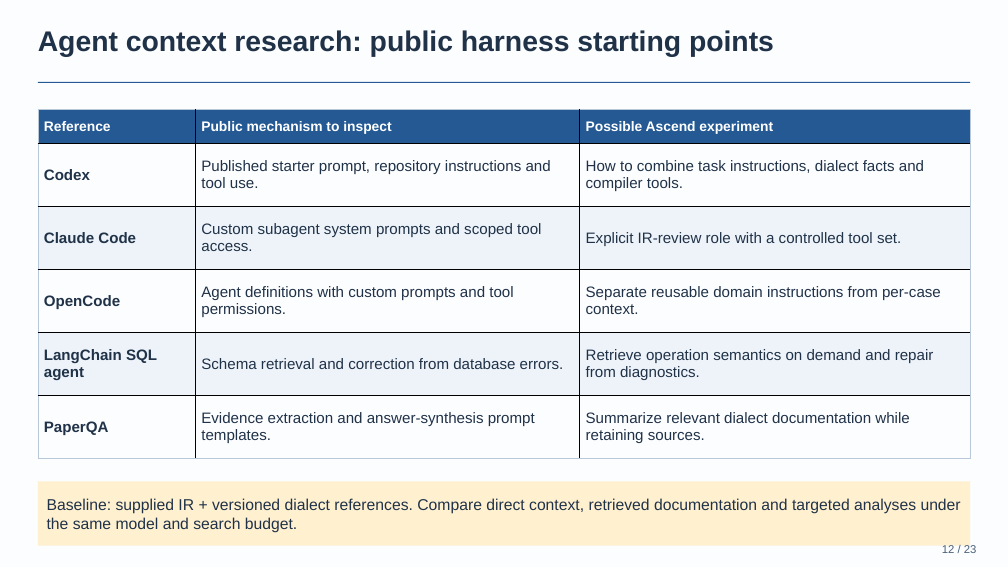
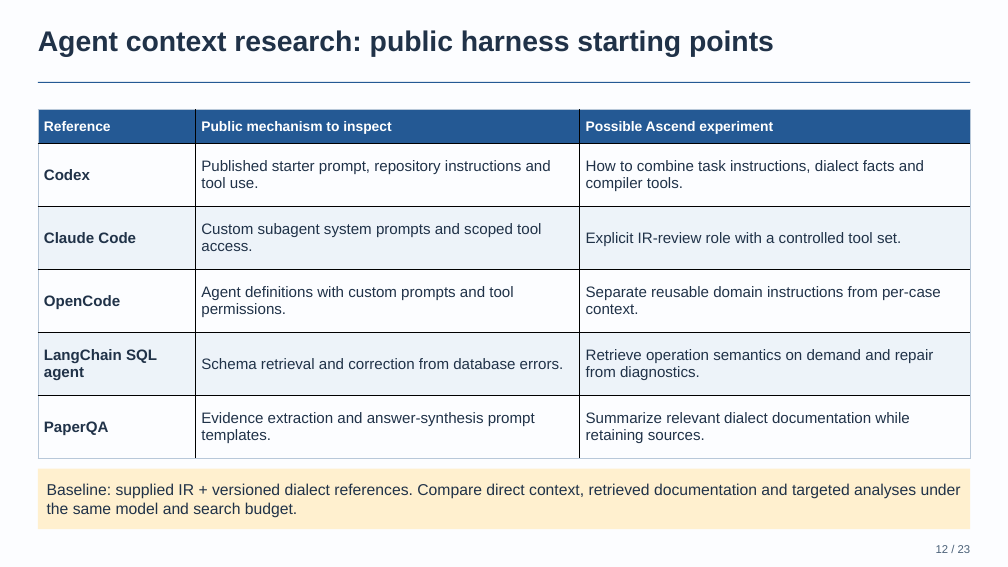
Before and after one commit to BonZirka/ascend-npu-optimization-research, a slide deck: slide 12 of output/ascend-optimization-pitch/ascend-optimization-technical.pptx. Drawn at 1008x567 pixels with LibreOffice and Linux fonts; fonts in the diff are those of the drawing. Boxes give left, top, right and bottom in pixels: in the first picture for what was removed or moved away, otherwise in the second. Text is boxed around its words. In the diff, an @@ line names an element or a change of style, - is before the commit and + after.

Commit message:
Align technical slides to a shared content grid
Apply consistent title and footer coordinates, establish a shared content boundary, and keep slide numbering in a separate footer zone.

```diff
--- a/output/ascend-optimization-pitch/ascend-optimization-technical.pptx
+++ b/output/ascend-optimization-pitch/ascend-optimization-technical.pptx
@@ rectangle "Baseline: supplied IR + versioned ...": place and size @@
-rectangle "Baseline: supplied IR + versioned ..." at [37,481,970,545]
+rectangle "Baseline: supplied IR + versioned ..." at [37,469,970,529]
@@ text "12 / 23": place and size @@
-text "12 / 23" at [942,544,977,553]
+text "12 / 23" at [936,545,971,553]
```
Also in this commit, not shown: 22 other slides changed, 9 other files.
